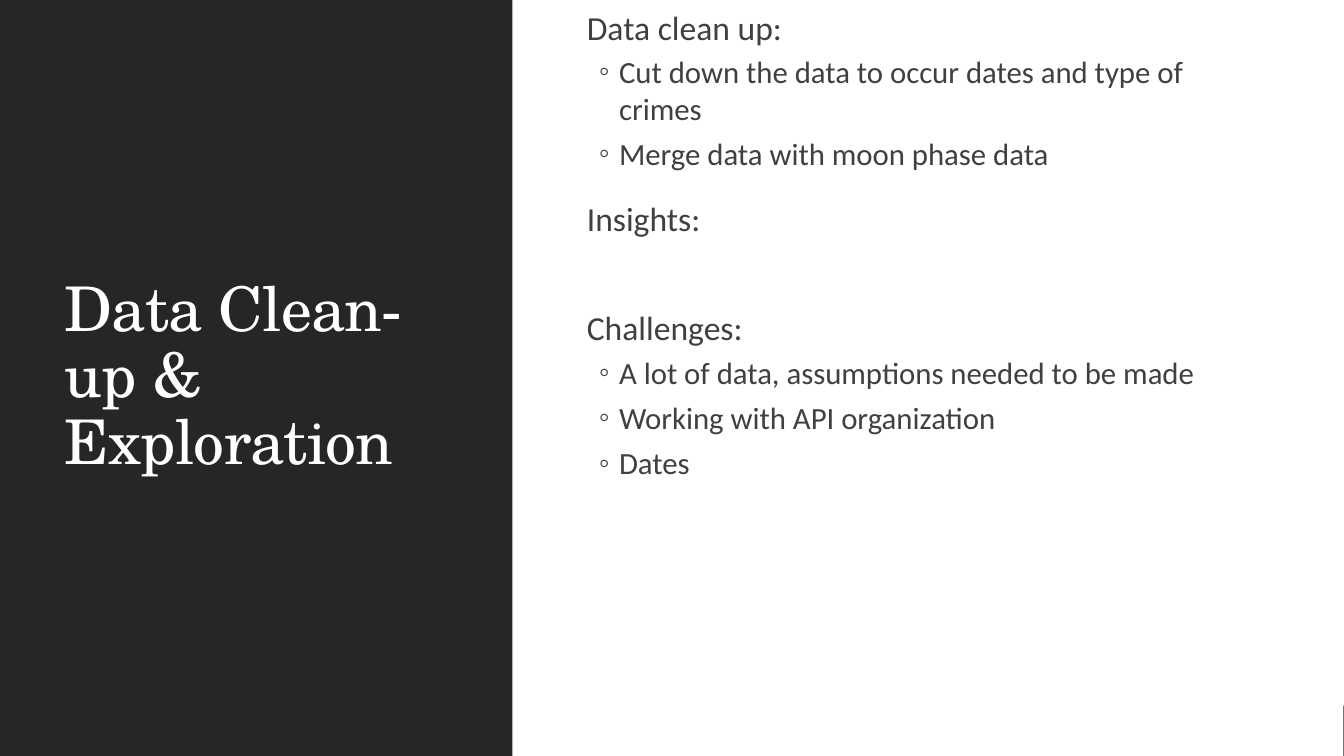
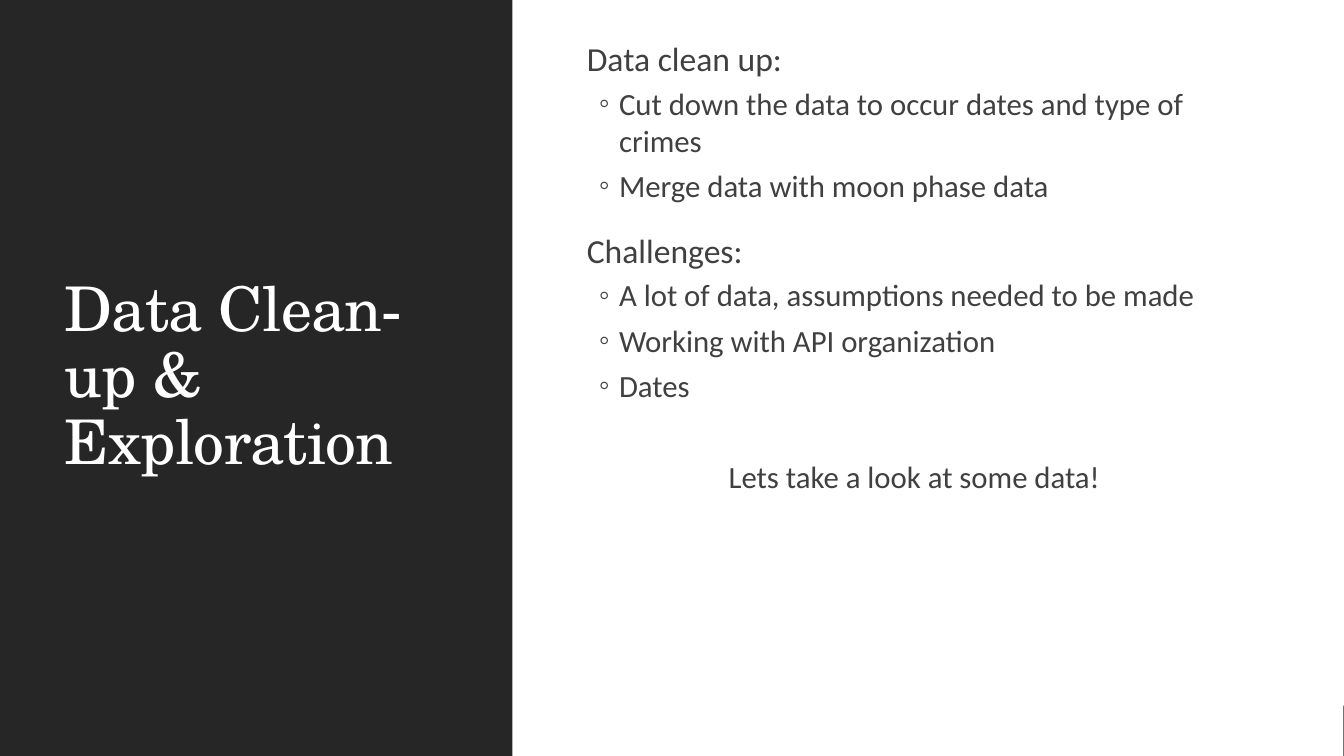
Before and after one commit to NHigs58/Project-1-, a slide deck: slide 4 of Presentation.pptx. Drawn at 1344x756 pixels with LibreOffice and Linux fonts; fonts in the diff are those of the drawing. Boxes give left, top, right and bottom in pixels: in the first picture for what was removed or moved away, otherwise in the second. Text is boxed around its words. In the diff, an @@ line names an element or a change of style, - is before the commit and + after.

```diff
--- a/Presentation.pptx
+++ b/Presentation.pptx
@@ text at (587,207,700,237): paragraph removed @@
-  Insights:
@@ text at (729,466,1099,489): paragraph added @@
+  Lets take a look at some data!
```
Also in this commit, not shown: 2 other slides changed, 2 slides added, 2 slides removed.
